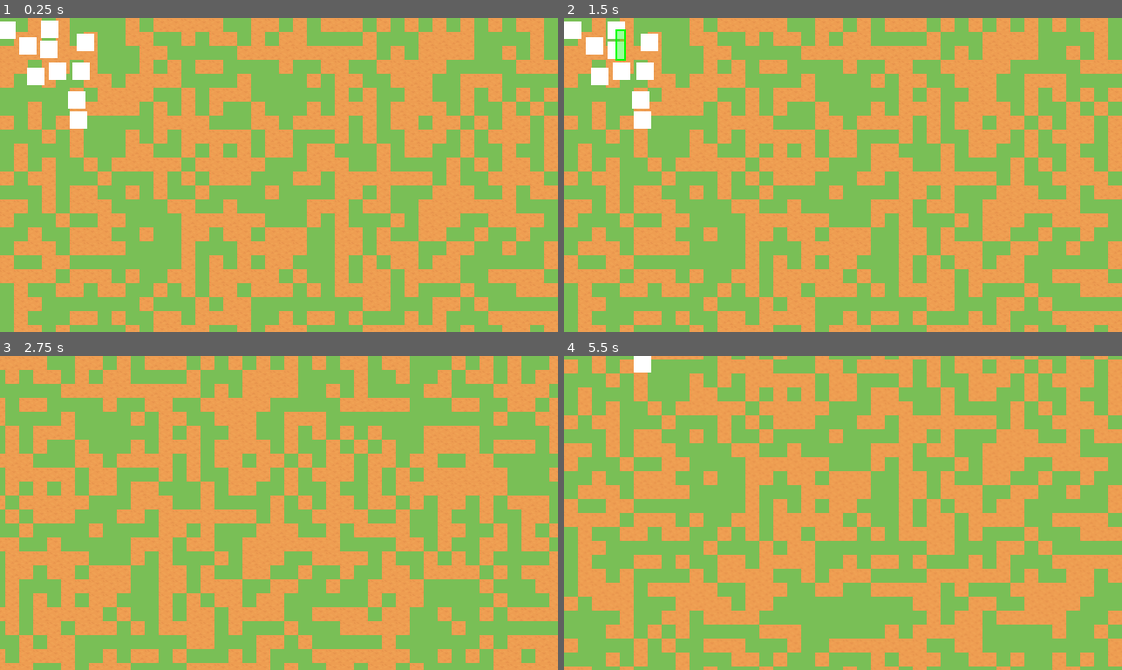
Above: before the commit, frames 1-4 (two rows, left to right).
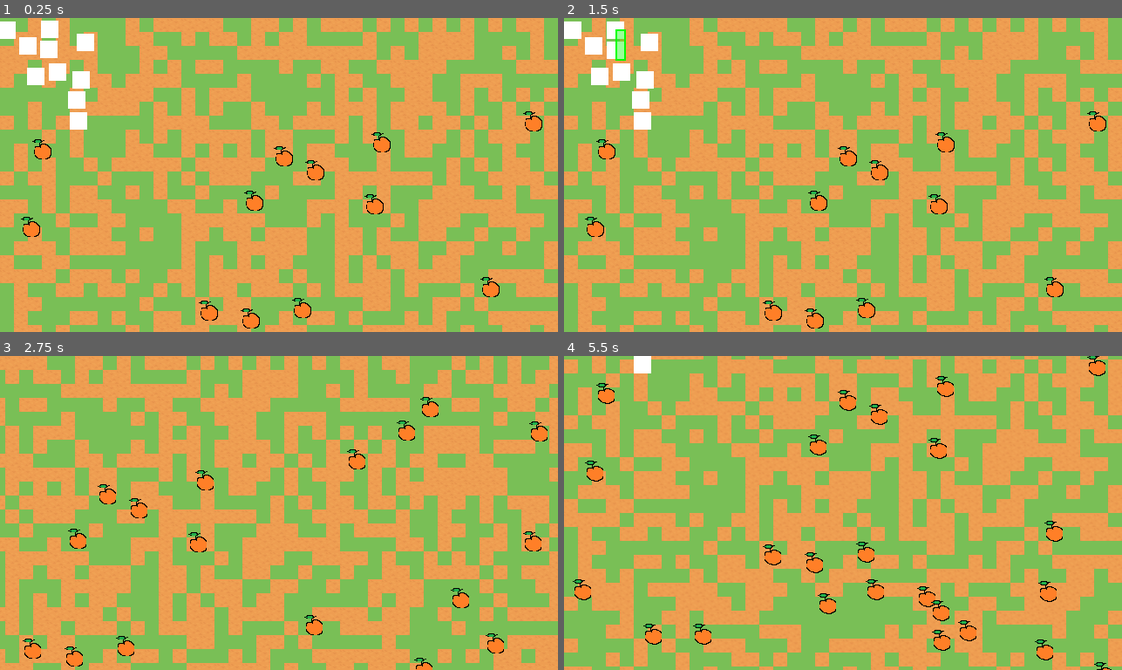
Above: after the commit, the same moments.

Repository: wheatgreaser/folkvalleygame
Game: Godot game, scene res://src/core/MainGame.tscn
Two runs of this game, one before a commit and one after it. Both use one fixed random seed, a clock stepped at 60 frames per second and the inputs below. The project has no main scene, so this scene is started directly.
Inputs (mouse positions are in pixels of both pictures, inside the frame that each line leads up to):
- Up to frame 1 (0.25 s): no input
- Up to frame 2 (1.5 s): drag from (647, 43) to (642, 121) at 0.52 s; tap Enter at 1.25 s; drag from (614, 30) to (642, 121) at 1.27 s
- Up to frame 3 (2.75 s): hold D (right) from 2.03 s (still down); click (78, 459) at 2.1 s
- Up to frame 4 (5.5 s): release D (right) at 2.75 s; drag from (815, 575) to (675, 465) at 2.77 s; move the mouse to (1010, 560) at 3.52 s; hold A (left) 3.53-4.25 s; click (1010, 560) at 3.6 s; drag from (575, 409) to (759, 434) at 4.27 s; move the mouse to (597, 415) at 5.02 s; hold S (down) from 5.03 s (still down); click (597, 415) at 5.1 s

The runs differ from the first frame. In frame 1, 2.0% of the frame differs, in the area x 3-98%, y 14-99%; in frame 2, 2.0%; in frame 3, 2.4%; in frame 4, 3.4%, in the area x 1-99%, y 0-100%.

Commit message:
feat: food logic

Diff:
--- a/project.godot
+++ b/project.godot
@@ -13,6 +13,10 @@
 config/name="folkvalley"
 config/features=PackedStringArray("4.6", "GL Compatibility")
 
+[autoload]
+
+Food="*uid://dwendn2h32jrn"
+
 [debug]
 
 gdscript/warnings/untyped_declaration=1
@@ -27,6 +31,7 @@
 
 selected-units=""
 selectable-units=""
+soldiers=""
 
 [input]
 
--- /dev/null
+++ b/src/core/Food.gd
@@ -0,0 +1,3 @@
+extends Node
+
+var food_count = 10
--- a/src/core/main_game.gd
+++ b/src/core/main_game.gd
@@ -3,9 +3,11 @@
 const PLAYER_SCENE_UID : String = "uid://cvk7uk0k1a3nu"
 const CAMERA_UID : String = "uid://cftvanod25g6i"
 const LEVEL_SCENE_UID : String = "uid://cwv5k8osui84u"
-const GROW_UID : String = "uid://oq78he05b01v"
+const PLAYER_MENU : String = "uid://dvmvcg53ul413"
 const SOLDIER_SPAWNER : String = "uid://c5i6caid80xkq"
+const FOOD_SPAWNER : String = "uid://bg4ubjfpcww4l"
 const SELECTOR_SCENE : String = "uid://r6mkc8u6ueqk"
+
 
 var player_scene : PackedScene = preload(PLAYER_SCENE_UID)
 var camera_scene : PackedScene = preload(CAMERA_UID)
@@ -40,7 +42,10 @@
 	level_root.add_child(level)
 
 func _load_UI () -> void:
-	pass
+	var player_menu : PackedScene = preload(PLAYER_MENU)
+	var player_menu_ui : Control = player_menu.instantiate()
+	player_menu_ui.visible = false
+	HUD_root.add_child(player_menu_ui)
 
 func _starting_soldiers() -> void:
 	var soldier_spawner_scene : PackedScene = preload(SOLDIER_SPAWNER)
@@ -48,10 +53,21 @@
 	entity_root.add_child(soldier_spawner)
 	soldier_spawner.spawn_soldiers(10)
 
+func _starting_food() -> void:
+	var food_spawner_scene : PackedScene = preload(FOOD_SPAWNER)
+	var food_spawner : Node2D = food_spawner_scene.instantiate()
+	entity_root.add_child(food_spawner)
+	food_spawner.spawn_food(100)
+
 func _selector_init() -> void:
 	var selector_scene : PackedScene = preload(SELECTOR_SCENE)
 	var selector : Control = selector_scene.instantiate()
 	HUD_root.add_child(selector)
+
+func _toggle_display() -> void:
+	pass
+
+
 
 
 func _ready() -> void:
@@ -60,9 +76,7 @@
 	_load_UI()
 	_selector_init()
 	_starting_soldiers()
-
-
-
+	_starting_food()
 
 func _process(_delta: float) -> void:
 	pass
--- /dev/null
+++ b/src/gameplay/food/food.gd
@@ -0,0 +1,18 @@
+extends StaticBody2D
+
+
+# Called when the node enters the scene tree for the first time.
+func _ready() -> void:
+	pass # Replace with function body.
+
+
+# Called every frame. 'delta' is the elapsed time since the previous frame.
+func _process(delta: float) -> void:
+	pass
+
+
+func _on_area_2d_body_entered(body: Node2D) -> void:
+	if(body.is_in_group("soldiers")):
+		Food.food_count += 1
+		print(Food.food_count)
+		queue_free()
--- /dev/null
+++ b/src/gameplay/food/food.tscn
@@ -0,0 +1,30 @@
+[gd_scene format=3 uid="uid://dxm0vgfnpjqh7"]
+
+[ext_resource type="Script" uid="uid://qa0pi62ui4ca" path="res://src/gameplay/food/food.gd" id="1_6rkln"]
+[ext_resource type="Texture2D" uid="uid://csg4r5josdpy2" path="res://assets/orangepixel32.png" id="1_ks8s5"]
+
+[sub_resource type="RectangleShape2D" id="RectangleShape2D_ks8s5"]
+size = Vector2(21, 21)
+
+[sub_resource type="CircleShape2D" id="CircleShape2D_mh2gf"]
+radius = 17.0
+
+[node name="Food" type="StaticBody2D" unique_id=1574861606]
+script = ExtResource("1_6rkln")
+
+[node name="CollisionShape2D" type="CollisionShape2D" parent="." unique_id=147726977]
+position = Vector2(0.5, 0.5)
+shape = SubResource("RectangleShape2D_ks8s5")
+
+[node name="Sprite2D" type="Sprite2D" parent="." unique_id=806394413]
+texture_filter = 1
+position = Vector2(1.5, 1.5)
+scale = Vector2(0.90625, 0.90625)
+texture = ExtResource("1_ks8s5")
+
+[node name="Area2D" type="Area2D" parent="." unique_id=2102142794]
+
+[node name="StaticCollider2" type="CollisionShape2D" parent="Area2D" unique_id=2028124561]
+shape = SubResource("CircleShape2D_mh2gf")
+
+[connection signal="body_entered" from="Area2D" to="." method="_on_area_2d_body_entered"]
--- /dev/null
+++ b/src/gameplay/food/food_spawner.gd
@@ -0,0 +1,12 @@
+extends Node2D
+
+const FOOD_SCENE_UID : String = "uid://dxm0vgfnpjqh7"
+
+var rng : RandomNumberGenerator = RandomNumberGenerator.new()
+
+func spawn_food(num_spawn : int) -> void:
+	var food_scene : PackedScene = load(FOOD_SCENE_UID)
+	for x : int in num_spawn:
+		var food : StaticBody2D = food_scene.instantiate()
+		food.position = Vector2(rng.randi_range(10, 1000), rng.randi_range(10, 1000))
+		add_child(food)
--- /dev/null
+++ b/src/gameplay/food/food_spawner.tscn
@@ -0,0 +1,6 @@
+[gd_scene format=3 uid="uid://bg4ubjfpcww4l"]
+
+[ext_resource type="Script" uid="uid://ua85t8n72p2h" path="res://src/gameplay/food/food_spawner.gd" id="1_ks5wv"]
+
+[node name="FoodSpawner" type="Node2D" unique_id=1011388800]
+script = ExtResource("1_ks5wv")
--- a/src/gameplay/soldiers/soldier.tscn
+++ b/src/gameplay/soldiers/soldier.tscn
@@ -10,7 +10,7 @@
 
 [sub_resource type="QuadMesh" id="QuadMesh_rblve"]
 
-[node name="Soldier" type="CharacterBody2D" unique_id=1677943854 groups=["selectable-units"]]
+[node name="Soldier" type="CharacterBody2D" unique_id=1677943854 groups=["selectable-units", "soldier", "soldiers"]]
 script = ExtResource("1_3x1x4")
 
 [node name="SoldierCollider" type="CollisionShape2D" parent="." unique_id=1868176347]
--- a/src/gameplay/soldiers/soldier_behaviour.gd
+++ b/src/gameplay/soldiers/soldier_behaviour.gd
@@ -43,6 +43,5 @@
 	selector.hide()
 
 
-
 func _on_area_2d_selection_toggled(selection: Variant) -> void:
 	is_selected = selection
--- a/src/gameplay/ui/player_menu/player_menu.gd
+++ b/src/gameplay/ui/player_menu/player_menu.gd
@@ -1,9 +1,11 @@
 extends Control
 
+const GROW_SCENE_UID : String = "uid://oq78he05b01v"
 
-# Called when the node enters the scene tree for the first time.
 func _ready() -> void:
-	pass # Replace with function body.
+	var grow_scene : PackedScene = load(GROW_SCENE_UID)
+	var grow_ui : Control = grow_scene.instantiate()
+	add_child(grow_ui)
 
 
 # Called every frame. 'delta' is the elapsed time since the previous frame.
Binary file added: assets/orangepixel32.png
Not shown, added: assets/orangepixel32.png.import
Not shown, added: src/core/Food.gd.uid
Not shown, added: src/gameplay/food/food.gd.uid
Not shown, added: src/gameplay/food/food_spawner.gd.uid
